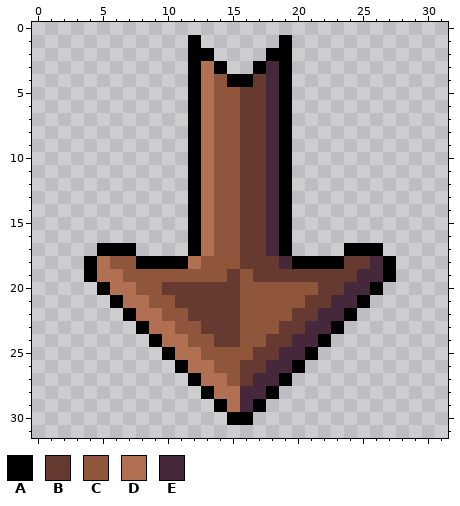
Pixel-art sprite -- public/images/where_to_build.png. That is the earlier state.
The file is 32x32 pixels.
Palette (. is transparent): A #000000  B #663931  C #8f563b  D #b17051  E #45283c
Pixels before, first column x 4:
 1 ........A......A........
 2 ........AA....AA........
 3 ........ADA..AEA........
 4 ........ADCAABEA........
 5 ........ADCCBBEA........
 6 ........ADCCBBEA........
 7 ........ADCCBBEA........
 8 ........ADCCBBEA........
 9 ........ADCCBBEA........
10 ........ADCCBBEA........
11 ........ADCCBBEA........
12 ........ADCCBBEA........
13 ........ADCCBBEA........
14 ........ADCCBBEA........
15 ........ADCCBBEA........
16 ........ADCCBBEA........
17 .AAA....ADCCBBEA....AAA.
18 ADCCAAAADCCCBBBEAAAABBEA
19 ADDCCCCCCCCBCBBBBBBBBEEA
20 .ADDCCBBBBBBCCCCCCBBEEA.
21 ..ADDCCBBBBBCCCCCBBEEA..
22 ...ADDCCBBBBCCCCBBEEA...
23 ....ADDCCBBBCCCBBEEA....
24 .....ADDCCBBCCBBEEA.....
25 ......ADDCCCCBBEEA......
26 .......ADDCCBBEEA.......
27 ........ADDCBEEA........
28 .........ADDEEA.........
29 ..........ADEA..........
30 ...........AA...........
Once edited:
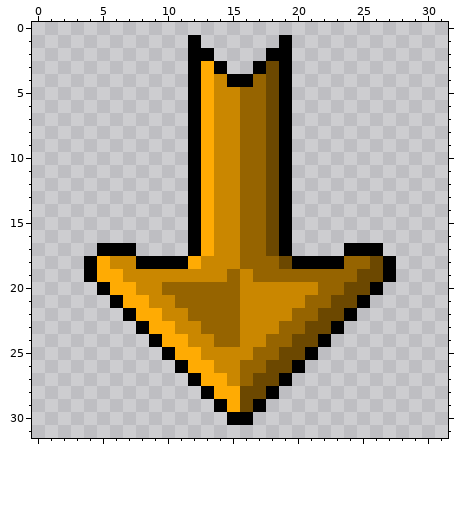
Edits made:
colour B: #663931 -> #966400
colour C: #8f563b -> #ca8700
colour D: #b17051 -> #ffab03
colour E: #45283c -> #6c4800
